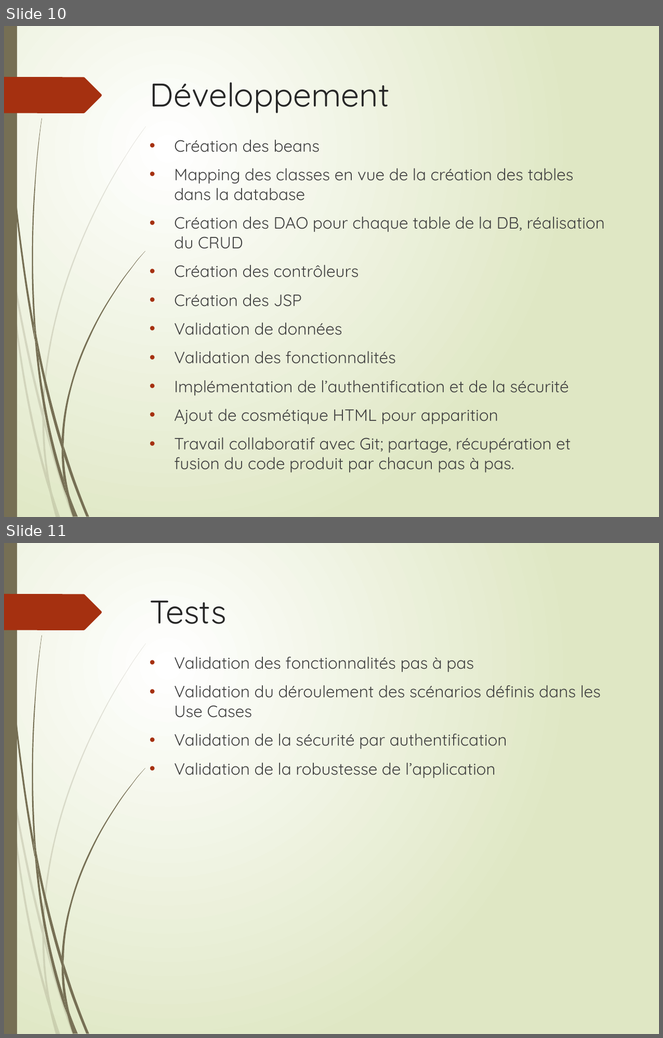
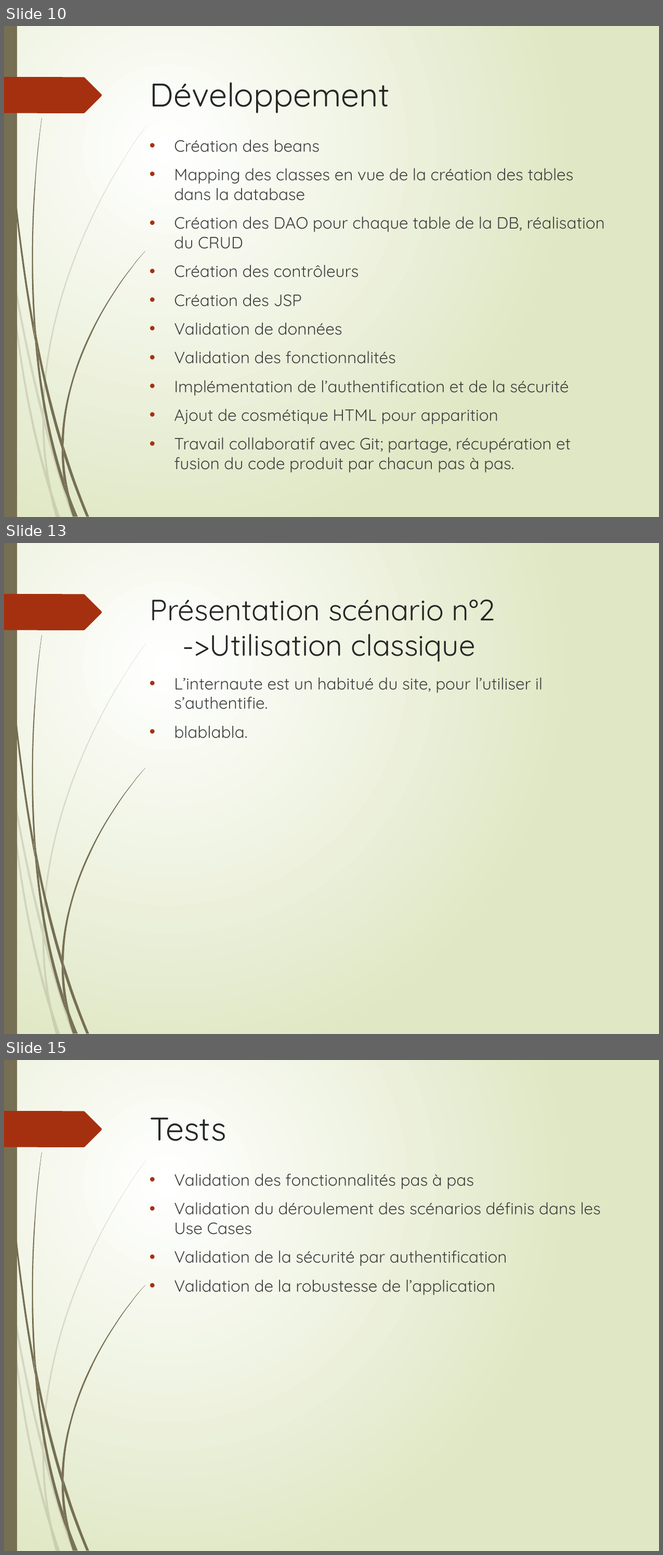
Before and after one commit to LudoRoot/WeBet_JBL, a slide deck: Présentation/Présentation WeBet_JBL.pptx. Shown one above the other, each under a label of ours: slides 10 and 11 before the commit, slides 10, 13 and 15 after it; the slides between them are not shown. The pictures are 663x1038 and 663x1555 pixels, drawn with LibreOffice and Linux fonts; fonts in the diff are those of the drawing. Boxes give left, top, right and bottom in pixels: in the first picture for what was removed or moved away, otherwise in the second. Text is boxed around its words. In the diff, an @@ line names an element or a change of style, - is before the commit and + after.

```diff
--- a/Présentation/Présentation WeBet_JBL.pptx
+++ b/Présentation/Présentation WeBet_JBL.pptx
@@ slide 13 added at bbox=[4, 543, 659, 1034], background gradient #FFFFFF to #DFE8C4; not listed: 24 template elements that a slide beside it also shows @@
@@ title added at bbox=[150, 599, 495, 662], 32.4 pt, text #262626 @@
+Présentation scénario n°2
+->Utilisation classique
@@ text added at bbox=[174, 677, 543, 739], 18 pt, text #404040 @@
+• L’internaute est un habitué du site, pour l’utiliser il s’authentifie.
+• blablabla.
@@ what was slide 11 is now slide 15 @@
```
Also in this commit, not shown: 3 other slides added.
